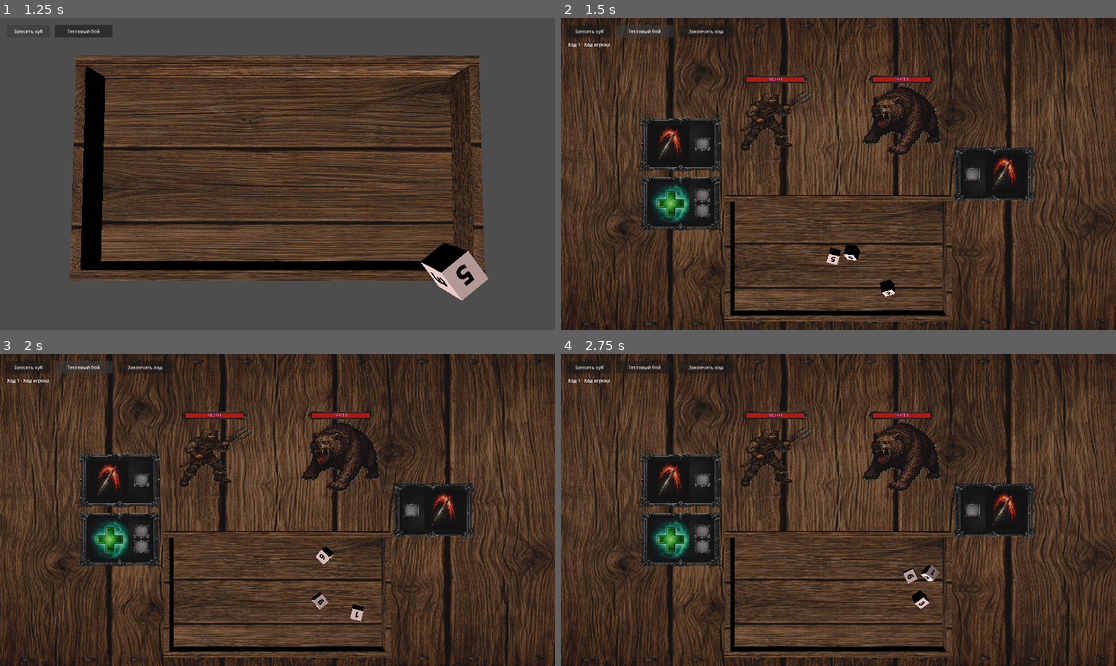
Above: before the commit, frames 1-4 (two rows, left to right).
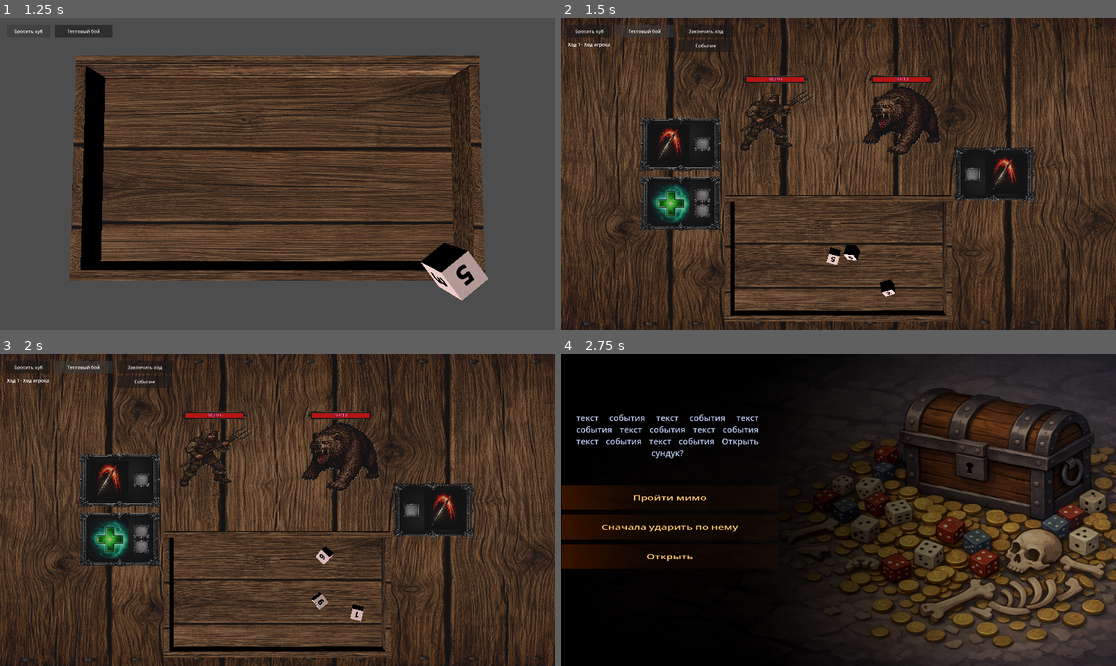
Above: after the commit, the same moments.

Repository: olegbogai-web/dicegame
Game: Godot game, scene res://scenes/board.tscn
Two runs of this game, one before a commit and one after it. Both use one fixed random seed, a clock stepped at 60 frames per second and the inputs below.
Inputs (mouse positions are in pixels of both pictures, inside the frame that each line leads up to):
- Up to frame 1 (1.25 s): click "Бросить куб" at 0.5 s
- Up to frame 2 (1.5 s): click "Тестовый бой" at 1.25 s
- Up to frame 3 (2 s): no input
- Up to frame 4 (2.75 s): click (705, 382) at 2 s, where only the run after the commit has a clickable "Событие"

Frame 1 is identical in both runs. In frame 2, 0.2% of the frame differs, in the area x 21-31%, y 6-11%; in frame 3, 0.2%; in frame 4, 77%, in the area x 0-100%, y 0-100%.

Commit message:
Add standalone event room flow with test chest event

Diff:
--- /dev/null
+++ b/content/events/definitions/test_choice_hit.tres
@@ -0,0 +1,16 @@
+[gd_resource type="Resource" script_class="EventChoiceDefinition" format=3]
+
+[ext_resource type="Script" path="res://content/events/resources/event_choice_definition.gd" id="1"]
+[ext_resource type="Resource" path="res://content/events/definitions/test_outcome_hit_treasure.tres" id="2"]
+[ext_resource type="Resource" path="res://content/events/definitions/test_outcome_hit_broken.tres" id="3"]
+
+[resource]
+script = ExtResource("1")
+choice_id = &"hit"
+choice_text = "Сначала ударить по нему"
+green_faces = 2
+yellow_faces = 4
+red_faces = 0
+positive_outcome = ExtResource("2")
+neutral_outcome = ExtResource("3")
+negative_outcome = ExtResource("3")
--- /dev/null
+++ b/content/events/definitions/test_choice_open.tres
@@ -0,0 +1,17 @@
+[gd_resource type="Resource" script_class="EventChoiceDefinition" format=3]
+
+[ext_resource type="Script" path="res://content/events/resources/event_choice_definition.gd" id="1"]
+[ext_resource type="Resource" path="res://content/events/definitions/test_outcome_open_treasure.tres" id="2"]
+[ext_resource type="Resource" path="res://content/events/definitions/test_outcome_open_empty.tres" id="3"]
+[ext_resource type="Resource" path="res://content/events/definitions/test_outcome_open_mimic.tres" id="4"]
+
+[resource]
+script = ExtResource("1")
+choice_id = &"open"
+choice_text = "Открыть"
+green_faces = 4
+yellow_faces = 1
+red_faces = 1
+positive_outcome = ExtResource("2")
+neutral_outcome = ExtResource("3")
+negative_outcome = ExtResource("4")
--- /dev/null
+++ b/content/events/definitions/test_choice_pass.tres
@@ -0,0 +1,16 @@
+[gd_resource type="Resource" script_class="EventChoiceDefinition" format=3]
+
+[ext_resource type="Script" path="res://content/events/resources/event_choice_definition.gd" id="1"]
+[ext_resource type="Resource" path="res://content/events/definitions/test_outcome_pass_luck.tres" id="2"]
+[ext_resource type="Resource" path="res://content/events/definitions/test_outcome_pass_nothing.tres" id="3"]
+
+[resource]
+script = ExtResource("1")
+choice_id = &"pass"
+choice_text = "Пройти мимо"
+green_faces = 1
+yellow_faces = 5
+red_faces = 0
+positive_outcome = ExtResource("2")
+neutral_outcome = ExtResource("3")
+negative_outcome = ExtResource("3")
--- /dev/null
+++ b/content/events/definitions/test_event_definition.tres
@@ -0,0 +1,15 @@
+[gd_resource type="Resource" script_class="EventDefinition" format=3]
+
+[ext_resource type="Script" path="res://content/events/resources/event_definition.gd" id="1"]
+[ext_resource type="Texture2D" path="res://assets/events/chess-govnes.png" id="2"]
+[ext_resource type="Resource" path="res://content/events/definitions/test_choice_open.tres" id="3"]
+[ext_resource type="Resource" path="res://content/events/definitions/test_choice_hit.tres" id="4"]
+[ext_resource type="Resource" path="res://content/events/definitions/test_choice_pass.tres" id="5"]
+
+[resource]
+script = ExtResource("1")
+event_id = &"test_chest_event"
+title = &"Тестовое событие"
+background_texture = ExtResource("2")
+event_text = "текст события текст события текст события текст события текст события текст события текст события Открыть сундук?"
+choices = Array[ExtResource("3")]([ExtResource("3"), ExtResource("4"), ExtResource("5")])
--- /dev/null
+++ b/content/events/definitions/test_outcome_hit_broken.tres
@@ -0,0 +1,9 @@
+[gd_resource type="Resource" script_class="EventOutcomeDefinition" format=3]
+
+[ext_resource type="Script" path="res://content/events/resources/event_outcome_definition.gd" id="1"]
+
+[resource]
+script = ExtResource("1")
+outcome_id = &"hit_broken"
+outcome_color = 1
+outcome_text = "сундук разбит. И содержимое вместе с ним. Возможно, до конца своих дней вы не узнаете, был ли это мимик или вам просто померещилось."
--- /dev/null
+++ b/content/events/definitions/test_outcome_hit_treasure.tres
@@ -0,0 +1,9 @@
+[gd_resource type="Resource" script_class="EventOutcomeDefinition" format=3]
+
+[ext_resource type="Script" path="res://content/events/resources/event_outcome_definition.gd" id="1"]
+
+[resource]
+script = ExtResource("1")
+outcome_id = &"hit_treasure"
+outcome_color = 0
+outcome_text = "получите сокровище"
--- /dev/null
+++ b/content/events/definitions/test_outcome_open_empty.tres
@@ -0,0 +1,9 @@
+[gd_resource type="Resource" script_class="EventOutcomeDefinition" format=3]
+
+[ext_resource type="Script" path="res://content/events/resources/event_outcome_definition.gd" id="1"]
+
+[resource]
+script = ExtResource("1")
+outcome_id = &"open_empty"
+outcome_color = 1
+outcome_text = "сундук пуст"
--- /dev/null
+++ b/content/events/definitions/test_outcome_open_mimic.tres
@@ -0,0 +1,9 @@
+[gd_resource type="Resource" script_class="EventOutcomeDefinition" format=3]
+
+[ext_resource type="Script" path="res://content/events/resources/event_outcome_definition.gd" id="1"]
+
+[resource]
+script = ExtResource("1")
+outcome_id = &"open_mimic"
+outcome_color = 2
+outcome_text = "это мимик!"
--- /dev/null
+++ b/content/events/definitions/test_outcome_open_treasure.tres
@@ -0,0 +1,9 @@
+[gd_resource type="Resource" script_class="EventOutcomeDefinition" format=3]
+
+[ext_resource type="Script" path="res://content/events/resources/event_outcome_definition.gd" id="1"]
+
+[resource]
+script = ExtResource("1")
+outcome_id = &"open_treasure"
+outcome_color = 0
+outcome_text = "получите сокровище"
--- /dev/null
+++ b/content/events/definitions/test_outcome_pass_luck.tres
@@ -0,0 +1,9 @@
+[gd_resource type="Resource" script_class="EventOutcomeDefinition" format=3]
+
+[ext_resource type="Script" path="res://content/events/resources/event_outcome_definition.gd" id="1"]
+
+[resource]
+script = ExtResource("1")
+outcome_id = &"pass_luck"
+outcome_color = 0
+outcome_text = "вам улыбнулась удача"
--- /dev/null
+++ b/content/events/definitions/test_outcome_pass_nothing.tres
@@ -0,0 +1,9 @@
+[gd_resource type="Resource" script_class="EventOutcomeDefinition" format=3]
+
+[ext_resource type="Script" path="res://content/events/resources/event_outcome_definition.gd" id="1"]
+
+[resource]
+script = ExtResource("1")
+outcome_id = &"pass_nothing"
+outcome_color = 1
+outcome_text = "ничего не произошло"
--- /dev/null
+++ b/content/events/resources/event_choice_definition.gd
@@ -0,0 +1,22 @@
+@tool
+extends Resource
+class_name EventChoiceDefinition
+
+const MIN_FACE_COUNT := 0
+
+@export var choice_id: StringName
+@export_multiline var choice_text := ""
+@export_range(0, 6, 1) var green_faces := 0
+@export_range(0, 6, 1) var yellow_faces := 0
+@export_range(0, 6, 1) var red_faces := 0
+@export var positive_outcome: EventOutcomeDefinition
+@export var neutral_outcome: EventOutcomeDefinition
+@export var negative_outcome: EventOutcomeDefinition
+
+
+func get_total_faces() -> int:
+	return maxi(green_faces, MIN_FACE_COUNT) + maxi(yellow_faces, MIN_FACE_COUNT) + maxi(red_faces, MIN_FACE_COUNT)
+
+
+func is_valid_choice() -> bool:
+	return not choice_id.is_empty() and not choice_text.is_empty() and get_total_faces() > 0
--- /dev/null
+++ b/content/events/resources/event_definition.gd
@@ -0,0 +1,20 @@
+@tool
+extends Resource
+class_name EventDefinition
+
+@export var event_id: StringName
+@export var title: StringName
+@export var background_texture: Texture2D
+@export_multiline var event_text := ""
+@export var choices: Array[EventChoiceDefinition] = []
+
+
+func is_valid_definition() -> bool:
+	if event_id.is_empty() or event_text.is_empty() or background_texture == null:
+		return false
+	if choices.is_empty():
+		return false
+	for choice in choices:
+		if choice == null or not choice.is_valid_choice():
+			return false
+	return true
--- /dev/null
+++ b/content/events/resources/event_outcome_definition.gd
@@ -0,0 +1,13 @@
+@tool
+extends Resource
+class_name EventOutcomeDefinition
+
+enum OutcomeColor {
+	GREEN,
+	YELLOW,
+	RED,
+}
+
+@export var outcome_id: StringName
+@export var outcome_color: OutcomeColor = OutcomeColor.YELLOW
+@export_multiline var outcome_text := ""
--- a/scenes/battle_table.gd
+++ b/scenes/battle_table.gd
@@ -7,6 +7,7 @@
 const BattleActivationAnimationRuntime = preload("res://content/combat/runtime/battle_activation_animation_runtime.gd")
 const MonsterTurnRuntime = preload("res://content/monster_ai/monster_turn_runtime.gd")
 const BASE_DICE_SCENE = preload("res://content/resources/base_cube.tscn")
+const EVENT_ROOM_SCENE_PATH := "res://scenes/event_room.tscn"
 
 const SLOT_EMPTY_COLOR := Color(1.0, 1.0, 1.0, 1.0)
 const SLOT_ASSIGNED_COLOR := Color(0.82, 0.9, 1.0, 1.0)
@@ -33,6 +34,7 @@
 @onready var _monster_ability_template: MeshInstance3D = $ability_frame2
 @onready var _end_turn_button: Button = $UI/EndTurnButton
 @onready var _turn_status_label: Label = $UI/TurnStatusLabel
+@onready var _event_button: Button = $UI/EventButton
 
 var battle_room_data: BattleRoom
 var _generated_monster_sprites: Array[Node] = []
@@ -52,6 +54,8 @@
 	set_physics_process(true)
 	if _end_turn_button != null and not _end_turn_button.pressed.is_connected(_on_end_turn_button_pressed):
 		_end_turn_button.pressed.connect(_on_end_turn_button_pressed)
+	if _event_button != null and not _event_button.pressed.is_connected(_on_event_button_pressed):
+		_event_button.pressed.connect(_on_event_button_pressed)
 	if battle_room_data == null:
 		configure_from_battle_room(BattleRoomScript.create_test_battle_room())
 	else:
@@ -977,6 +981,12 @@
 	return true
 
 
+func _on_event_button_pressed() -> void:
+	var result := get_tree().change_scene_to_file(EVENT_ROOM_SCENE_PATH)
+	if result != OK:
+		push_warning("Failed to open event room scene: %s" % EVENT_ROOM_SCENE_PATH)
+
+
 func _on_end_turn_button_pressed() -> void:
 	if battle_room_data == null or not battle_room_data.is_player_turn() or battle_room_data.is_battle_over():
 		return
--- a/scenes/event_room.tscn
+++ b/scenes/event_room.tscn
@@ -4,6 +4,7 @@
 [ext_resource type="Texture2D" uid="uid://bxpuei70wl7q3" path="res://assets/events/chess-govnes.png" id="2_qvg7m"]
 [ext_resource type="Shader" uid="uid://bd34jl5c1gnfk" path="res://assets/shaders/orange_shader.gdshader" id="3_spmpp"]
 [ext_resource type="PackedScene" uid="uid://0ssqyi084mdh" path="res://scenes/board.tscn" id="4_m2rf8"]
+[ext_resource type="Script" path="res://scenes/scripts/event_room_controller.gd" id="5_event"]
 
 [sub_resource type="ShaderMaterial" id="ShaderMaterial_6yyso"]
 render_priority = 0
@@ -22,9 +23,11 @@
 [sub_resource type="PlaneMesh" id="PlaneMesh_6yyso"]
 
 [node name="Node3D" type="Node3D" unique_id=978277730]
+script = ExtResource("5_event")
 
 [node name="camera_event" type="Camera3D" parent="." unique_id=1850936957]
 transform = Transform3D(1, 0, 0, 0, -4.371139e-08, 1, 0, -1, -4.371139e-08, 0, 100, 0)
+current = true
 fov = 5.8
 
 [node name="DirectionalLight3D" type="DirectionalLight3D" parent="." unique_id=1305639632]
--- a/scenes/new_battle_table.tscn
+++ b/scenes/new_battle_table.tscn
@@ -205,3 +205,10 @@
 offset_right = 360.0
 offset_bottom = 116.0
 text = "Ожидание боя"
+
+[node name="EventButton" type="Button" parent="UI" unique_id=151234004]
+offset_left = 406.0
+offset_top = 74.0
+offset_right = 596.0
+offset_bottom = 118.0
+text = "Событие"
--- /dev/null
+++ b/scenes/scripts/event_room_controller.gd
@@ -0,0 +1,234 @@
+extends Node3D
+
+const BoardController = preload("res://ui/scripts/board_controller.gd")
+const Dice = preload("res://content/dice/dice.gd")
+const DiceThrowRequestScript = preload("res://content/dice/dice_throw_request.gd")
+const BattleAbilityRuntime = preload("res://content/combat/runtime/battle_ability_runtime.gd")
+const BASE_DICE_SCENE = preload("res://content/resources/base_cube.tscn")
+const EventOutcomeDefinition = preload("res://content/events/resources/event_outcome_definition.gd")
+
+const CHOICE_VERTICAL_SPACING := -0.95
+const COLLAPSE_DURATION := 0.5
+const EVENT_DICE_SIZE := Vector3(6.0, 6.0, 6.0)
+
+@export var event_definition: EventDefinition = preload("res://content/events/definitions/test_event_definition.tres")
+
+@onready var _background: MeshInstance3D = $background
+@onready var _text_event: Label3D = $text_event
+@onready var _choice_template: MeshInstance3D = $choice_background
+@onready var _board: BoardController = $board
+
+var _choice_nodes: Array[Dictionary] = []
+var _locked := false
+var _event_die: Dice
+
+
+func _ready() -> void:
+	if _board != null:
+		var board_ui := _board.get_node_or_null(^"UI") as CanvasLayer
+		if board_ui != null:
+			board_ui.visible = false
+	_build_event_view()
+
+
+func _build_event_view() -> void:
+	if event_definition == null or not event_definition.is_valid_definition():
+		_text_event.text = "Событие невалидно"
+		_choice_template.visible = false
+		return
+
+	_apply_background_texture(event_definition.background_texture)
+	_text_event.text = event_definition.event_text
+	_render_choices(event_definition.choices)
+
+
+func _render_choices(choices: Array[EventChoiceDefinition]) -> void:
+	_clear_generated_choices()
+	if choices.is_empty():
+		_choice_template.visible = false
+		return
+
+	var base_transform := _choice_template.transform
+	for index in choices.size():
+		var choice := choices[index]
+		if choice == null:
+			continue
+		var choice_node := _choice_template if index == 0 else _choice_template.duplicate()
+		if index > 0:
+			add_child(choice_node)
+		choice_node.visible = true
+		choice_node.name = "choice_background_%d" % index
+		choice_node.transform = Transform3D(
+			choice_node.transform.basis,
+			base_transform.origin + Vector3(0.0, 0.0, CHOICE_VERTICAL_SPACING * float(index))
+		)
+
+		var choice_label := choice_node.get_node_or_null(^"text_choice") as Label3D
+		if choice_label != null:
+			choice_label.text = choice.choice_text
+
+		var choice_area := _build_choice_area(choice_node)
+		choice_area.input_event.connect(_on_choice_input_event.bind(index))
+		_choice_nodes.append({
+			"choice": choice,
+			"background": choice_node,
+			"label": choice_label,
+			"area": choice_area,
+		})
+
+
+func _build_choice_area(choice_node: MeshInstance3D) -> Area3D:
+	var area := Area3D.new()
+	area.input_ray_pickable = true
+	choice_node.add_child(area)
+
+	var collision_shape := CollisionShape3D.new()
+	collision_shape.shape = BoxShape3D.new()
+	(collision_shape.shape as BoxShape3D).size = Vector3(2.0, 0.5, 2.0)
+	area.add_child(collision_shape)
+	return area
+
+
+func _on_choice_input_event(_camera: Camera3D, event: InputEvent, _position: Vector3, _normal: Vector3, _shape_idx: int, choice_index: int) -> void:
+	if _locked:
+		return
+	if event is InputEventMouseButton and event.button_index == MOUSE_BUTTON_LEFT and event.pressed:
+		_select_choice(choice_index)
+
+
+func _select_choice(choice_index: int) -> void:
+	if _locked:
+		return
+	if choice_index < 0 or choice_index >= _choice_nodes.size():
+		return
+	_locked = true
+
+	var choice_data := _choice_nodes[choice_index]
+	var choice := choice_data.get("choice") as EventChoiceDefinition
+	if choice == null:
+		return
+
+	await _play_collapse_animation()
+	await _roll_event_dice(choice)
+
+
+func _play_collapse_animation() -> void:
+	var tween := create_tween()
+	for choice_data in _choice_nodes:
+		var background := choice_data.get("background") as MeshInstance3D
+		var label := choice_data.get("label") as Label3D
+		if background != null:
+			tween.parallel().tween_property(background, "scale:x", 0.01, COLLAPSE_DURATION)
+		if label != null:
+			tween.parallel().tween_property(label, "scale:x", 0.01, COLLAPSE_DURATION)
+	tween.parallel().tween_property(_text_event, "scale:x", 0.01, COLLAPSE_DURATION)
+	await tween.finished
+
+	for choice_data in _choice_nodes:
+		var background := choice_data.get("background") as MeshInstance3D
+		if background != null:
+			background.visible = false
+	_text_event.visible = false
+
+
+func _roll_event_dice(choice: EventChoiceDefinition) -> void:
+	if _board == null:
+		return
+	var request := DiceThrowRequestScript.create(
+		BASE_DICE_SCENE,
+		Vector3.ZERO,
+		1.5,
+		EVENT_DICE_SIZE,
+		{
+			"owner": "event",
+			"definition": _build_choice_dice_definition(choice),
+		}
+	)
+	var dice_result := _board.throw_dice([request])
+	if dice_result.is_empty() or not dice_result[0] is Dice:
+		_text_event.visible = true
+		_text_event.text = "Не удалось бросить куб события"
+		return
+
+	_event_die = dice_result[0] as Dice
+	while is_instance_valid(_event_die) and not BattleAbilityRuntime.is_die_fully_stopped(_event_die):
+		await get_tree().physics_frame
+
+	if not is_instance_valid(_event_die):
+		return
+
+	var top_face := _event_die.get_top_face()
+	var outcome_color := _resolve_outcome_color(top_face.text_value if top_face != null else "")
+	var outcome := _resolve_outcome(choice, outcome_color)
+	_event_die.queue_free()
+	_event_die = null
+
+	_text_event.visible = true
+	_text_event.scale = Vector3.ONE
+	_text_event.text = outcome.outcome_text if outcome != null else "Исход не найден"
+
+
+func _build_choice_dice_definition(choice: EventChoiceDefinition) -> DiceDefinition:
+	var definition := DiceDefinition.new()
+	definition.dice_name = "event_choice_%s" % choice.choice_id
+	definition.base_size = Vector3(0.2, 0.2, 0.2)
+	definition.base_color = Color(0.99, 0.94, 0.82, 1.0)
+	definition.faces = []
+
+	for _green_index in choice.green_faces:
+		definition.faces.append(_build_face("green", Color(0.25, 0.95, 0.35, 1.0)))
+	for _yellow_index in choice.yellow_faces:
+		definition.faces.append(_build_face("yellow", Color(1.0, 0.92, 0.3, 1.0)))
+	for _red_index in choice.red_faces:
+		definition.faces.append(_build_face("red", Color(1.0, 0.35, 0.35, 1.0)))
+	while definition.faces.size() < DiceDefinition.FACE_COUNT:
+		definition.faces.append(_build_face("yellow", Color(1.0, 0.92, 0.3, 1.0)))
+	if definition.faces.size() > DiceDefinition.FACE_COUNT:
+		definition.faces = definition.faces.slice(0, DiceDefinition.FACE_COUNT)
+	return definition
+
+
+func _build_face(face_value: String, tint_color: Color) -> DiceFaceDefinition:
+	var face := DiceFaceDefinition.new()
+	face.text_value = face_value
+	face.text_color = tint_color
+	face.overlay_tint = tint_color
+	face.font_size = 54
+	return face
+
+
+func _resolve_outcome_color(top_face_value: String) -> EventOutcomeDefinition.OutcomeColor:
+	match top_face_value:
+		"green":
+			return EventOutcomeDefinition.OutcomeColor.GREEN
+		"red":
+			return EventOutcomeDefinition.OutcomeColor.RED
+		_:
+			return EventOutcomeDefinition.OutcomeColor.YELLOW
+
+
+func _resolve_outcome(choice: EventChoiceDefinition, outcome_color: EventOutcomeDefinition.OutcomeColor) -> EventOutcomeDefinition:
+	match outcome_color:
+		EventOutcomeDefinition.OutcomeColor.GREEN:
+			return choice.positive_outcome
+		EventOutcomeDefinition.OutcomeColor.RED:
+			return choice.negative_outcome
+		_:
+			return choice.neutral_outcome
+
+
+func _clear_generated_choices() -> void:
+	for choice_data in _choice_nodes:
+		var background := choice_data.get("background") as MeshInstance3D
+		if background != null and background != _choice_template:
+			background.queue_free()
+	_choice_nodes.clear()
+
+
+func _apply_background_texture(texture: Texture2D) -> void:
+	if _background == null or texture == null:
+		return
+	var material := _background.material_override as ShaderMaterial
+	if material == null:
+		return
+	material.set_shader_parameter("background", texture)
